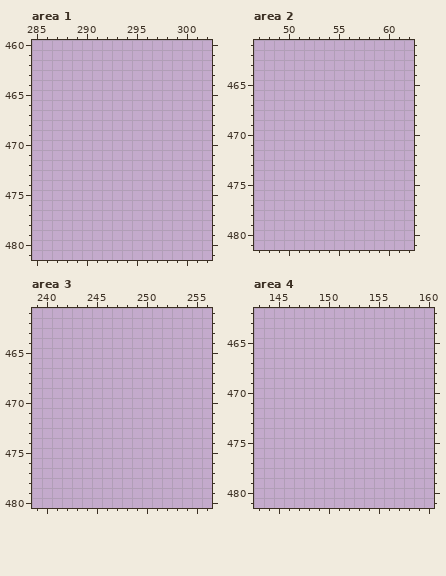
Pixel-art file -- res/textures/textures.aseprite. This is how it looked before the edit.
512x512 pixels, 1 frame. Pixels under 10% opacity are left out. Colours within 5 levels of each other are drawn and written as one. Shown: area 1: x 285..302, y 460..481; area 2: x 47..62, y 461..481; area 3: x 239..256, y 461..480; area 4: x 143..160, y 462..481. The commit also changed other parts of the picture, which this record leaves out.
Visible layers, top first: "Composit", "Composit_BG", "Layer 1".
Palette (. is transparent): 
Now the later version:
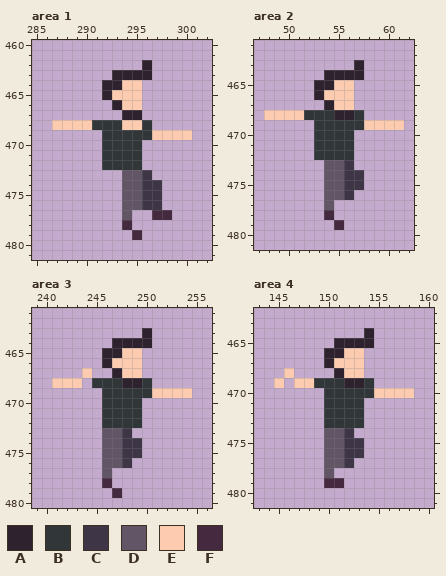
Colours new in this view: A #2e222f  B #313638  C #3e3546  D #625565  E #fdcbb0  F #45293f
Diff:
{"where": "area 1, layer \"Layer 1\""}
{"y":462,"x":296,"old":".","new":"A"}
{"y":463,"x":293,"old":"....","new":"AAAA"}
{"y":464,"x":292,"old":"....","new":"AAEE"}
{"y":465,"x":292,"old":"....","new":"AEEE"}
{"y":466,"x":293,"old":"...","new":"AEE"}
{"y":467,"x":294,"old":"..","new":"AA"}
{"y":468,"x":287,"old":"..........","new":"EEEEBBBEEB"}
{"y":469,"x":292,"old":".........","new":"BBBBBEEEE"}
{"y":470,"x":292,"old":"....","new":"BBBB"}
{"y":471,"x":292,"old":"....","new":"BBBB"}
{"y":472,"x":292,"old":"....","new":"BBBB"}
{"y":473,"x":294,"old":"...","new":"DDC"}
{"y":474,"x":294,"old":"....","new":"DDCC"}
{"y":475,"x":294,"old":"....","new":"DDCC"}
{"y":476,"x":294,"old":"....","new":"DDCC"}
{"y":477,"x":294,"old":".","new":"D"}
{"y":477,"x":297,"old":"..","new":"FF"}
{"y":478,"x":294,"old":".","new":"F"}
{"y":479,"x":295,"old":".","new":"F"}
{"where": "area 2, layer \"Layer 1\""}
{"y":463,"x":57,"old":".","new":"A"}
{"y":464,"x":54,"old":"....","new":"AAAA"}
{"y":465,"x":53,"old":"....","new":"AAEE"}
{"y":466,"x":53,"old":"....","new":"AEEE"}
{"y":467,"x":54,"old":"...","new":"AEE"}
{"y":468,"x":48,"old":"..........","new":"EEEEBBBAAB"}
{"y":469,"x":53,"old":".........","new":"BBBBBEEEE"}
{"y":470,"x":53,"old":"....","new":"BBBB"}
{"y":471,"x":53,"old":"....","new":"BBBB"}
{"y":472,"x":53,"old":"....","new":"BBBB"}
{"y":473,"x":54,"old":"...","new":"DDC"}
{"y":474,"x":54,"old":"....","new":"DDCC"}
{"y":475,"x":54,"old":"....","new":"DDCC"}
{"y":476,"x":54,"old":"...","new":"DDC"}
{"y":477,"x":54,"old":".","new":"D"}
{"y":478,"x":54,"old":".","new":"F"}
{"y":479,"x":55,"old":".","new":"F"}
{"where": "area 3, layer \"Layer 1\""}
{"y":463,"x":250,"old":".","new":"A"}
{"y":464,"x":247,"old":"....","new":"AAAA"}
{"y":465,"x":246,"old":"....","new":"AAEE"}
{"y":466,"x":246,"old":"....","new":"AEEE"}
{"y":467,"x":244,"old":".","new":"E"}
{"y":467,"x":247,"old":"...","new":"AEE"}
{"y":468,"x":241,"old":"...","new":"EEE"}
{"y":468,"x":245,"old":"......","new":"BBBAAB"}
{"y":469,"x":246,"old":".........","new":"BBBBBEEEE"}
{"y":470,"x":246,"old":"....","new":"BBBB"}
{"y":471,"x":246,"old":"....","new":"BBBB"}
{"y":472,"x":246,"old":"....","new":"BBBB"}
{"y":473,"x":246,"old":"...","new":"DDC"}
{"y":474,"x":246,"old":"....","new":"DDCC"}
{"y":475,"x":246,"old":"....","new":"DDCC"}
{"y":476,"x":246,"old":"...","new":"DDC"}
{"y":477,"x":246,"old":".","new":"D"}
{"y":478,"x":246,"old":".","new":"F"}
{"y":479,"x":247,"old":".","new":"F"}
{"where": "area 4, layer \"Layer 1\""}
{"y":464,"x":154,"old":".","new":"A"}
{"y":465,"x":151,"old":"....","new":"AAAA"}
{"y":466,"x":150,"old":"....","new":"AAEE"}
{"y":467,"x":150,"old":"....","new":"AEEE"}
{"y":468,"x":146,"old":".","new":"E"}
{"y":468,"x":151,"old":"...","new":"AEE"}
{"y":469,"x":145,"old":".","new":"E"}
{"y":469,"x":147,"old":"........","new":"EEBBBAAB"}
{"y":470,"x":150,"old":".........","new":"BBBBBEEEE"}
{"y":471,"x":150,"old":"....","new":"BBBB"}
{"y":472,"x":150,"old":"....","new":"BBBB"}
{"y":473,"x":150,"old":"....","new":"BBBB"}
{"y":474,"x":150,"old":"...","new":"DDC"}
{"y":475,"x":150,"old":"....","new":"DDCC"}
{"y":476,"x":150,"old":"....","new":"DDCC"}
{"y":477,"x":150,"old":"...","new":"DDC"}
{"y":478,"x":150,"old":".","new":"D"}
{"y":479,"x":150,"old":"..","new":"FF"}
